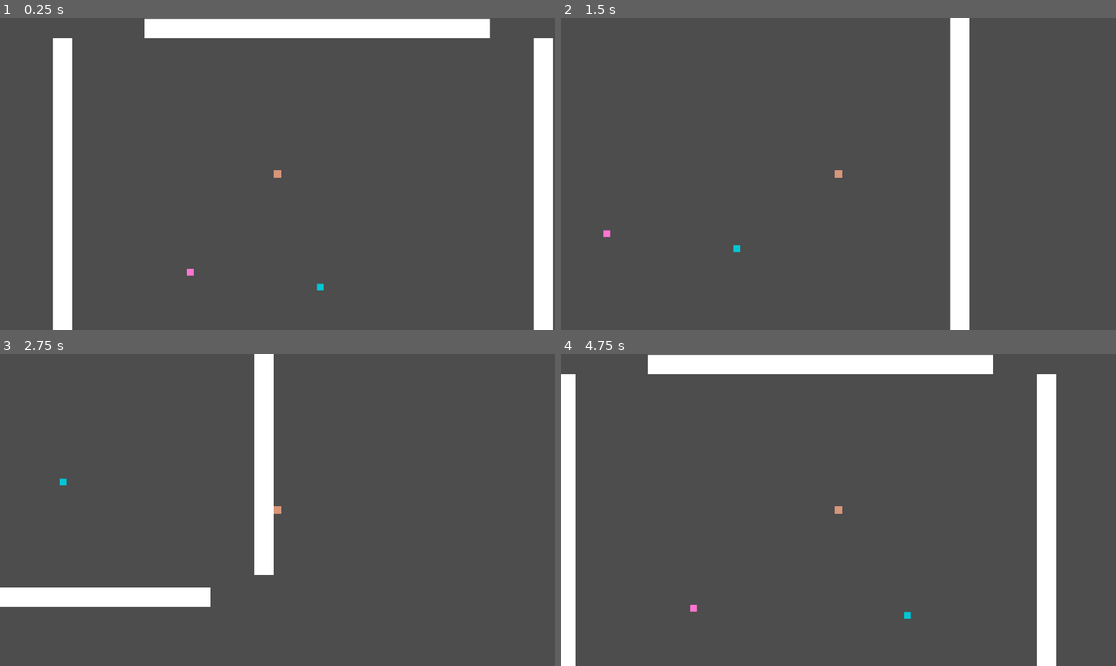
Above: before the commit, frames 1-4 (two rows, left to right).
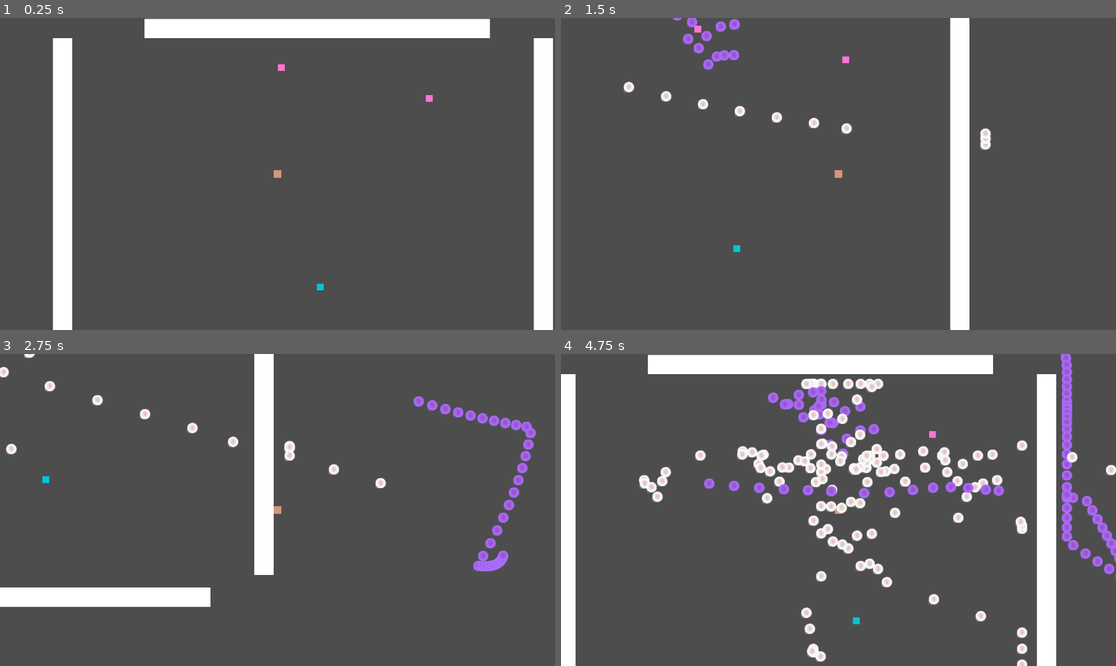
Above: after the commit, the same moments.

Repository: Simon014/PSLR2-Dungeon-Danmaku-Engine
Game: Godot game, scene res://RootScene.tscn
Same seed, same stepped clock (60 frames per second), same inputs: the game is played once before the commit and once after it.
Inputs (mouse positions are in pixels of both pictures, inside the frame that each line leads up to):
- Up to frame 1 (0.25 s): no input
- Up to frame 2 (1.5 s): tap Enter at 0.5 s; move the mouse to (960, 158) at 0.52 s; hold D (right) 0.53-1.28 s; tap 1 (SPAttack1) at 0.6, 1.35 s; move the mouse to (727, 189) at 1.27 s; hold S (down) from 1.28 s (still down)
- Up to frame 3 (2.75 s): move the mouse to (333, 441) at 2.02 s; release S (down) at 2.03 s; hold D (right) from 2.03 s (still down); tap 1 (SPAttack1) at 2.1 s
- Up to frame 4 (4.75 s): move the mouse to (810, 572) at 2.77 s; release D (right) at 2.78 s; hold W (up) 2.78-3.53 s; tap 1 (SPAttack1) at 2.85, 3.6, 4.35 s; move the mouse to (1005, 556) at 3.52 s; hold A (left) from 3.53 s (still down); move the mouse to (672, 463) at 4.27 s

The runs differ from the first frame. In frame 1, less than 0.1% of the frame differs, in the area x 33-78%, y 14-83%; in frame 2, 1.2%; in frame 3, 2.1%; in frame 4, 9.2%, in the area x 14-100%, y 0-100%.
Error before the commit: Invalid assignment of property or key 'split' with value of type 'int' on a base object of type 'CharacterBody2D (bullet.gd)'. (res://Entities/player/PlayerCon…

Commit message:
adding in modular attack functionality
it's now easier to make and set attacks !

Diff:
--- a/pslr-2-dungeon-danmaku-engine/DDEcore/AttackResources/AttackShapes/ShapeBase.gd
+++ b/pslr-2-dungeon-danmaku-engine/DDEcore/AttackResources/AttackShapes/ShapeBase.gd
@@ -6,3 +6,5 @@
 @export var MathFunction: String = "x"
 @export var Var1: int = 4
 @export var var2: int = 1
+@export var var3: Vector2
+@export_enum("None","Player","Partner") var AimingPosition = "None"
--- a/pslr-2-dungeon-danmaku-engine/DDEcore/AttackResources/Attacks/Attack.gd
+++ b/pslr-2-dungeon-danmaku-engine/DDEcore/AttackResources/Attacks/Attack.gd
@@ -2,3 +2,4 @@
 class_name Attack
 
 @export var bullet: Bullet
+@export var shape: Shape
--- a/pslr-2-dungeon-danmaku-engine/DDEcore/AttackResources/Bullets/bomb.gd
+++ b/pslr-2-dungeon-danmaku-engine/DDEcore/AttackResources/Bullets/bomb.gd
@@ -4,7 +4,7 @@
 @export_group("bomb configurations")
 @export var explosionRadius = 30
 @export var explosionDamage = 0.5
-@export_file_path(".png") var explosionImage: String
+@export_file_path(".png") var explosionImage: String = "res://Entities/bullets/Images/DebugBullet.png"
 
 func Create(ExecutorObject: CharacterBody2D,direction: Vector2) -> CharacterBody2D:
 	var bullet = load("res://Entities/bullets/bomb/Bullet.tscn").instantiate()
--- a/pslr-2-dungeon-danmaku-engine/DDEcore/core_dungeon_engine.gd
+++ b/pslr-2-dungeon-danmaku-engine/DDEcore/core_dungeon_engine.gd
@@ -4,18 +4,6 @@
 class AttackHandler:
 	var MathHandler = Expression.new()
 	#this function graphs the full cartesian plane attack, in the domain [-bullet_number, bullet_number]. function can be scaled using multiplier.
-	func CSAttackFull(executorObject: CharacterBody2D, Position: Vector2, Bullet_Type: Bullet, Bullet_number: int, Function: String, Multiplier: int, AimToPosition = null):
-		for i in range(-Bullet_number, Bullet_number):
-			if i == 0:
-				i += 1
-			var NewPosition = Vector2(Position.x - i*Multiplier,Position.y - MathHandler.parse(Function)*Multiplier )
-			var NewBullet = Bullet_Type.Create(executorObject,Vector2.DOWN)
-			NewBullet.position = NewPosition
-			if AimToPosition:
-				NewBullet.direction = NewBullet.position.direction_to(AimToPosition)
-			else:
-				NewBullet.direction = Bullet_Type.direction
-			pass
 
 	#this function graphs a single point of a Cartesian plane attack. bullet_number specifies the input value of the function, not range. it is up to the executor object
 	#to handle iterating through.
--- a/pslr-2-dungeon-danmaku-engine/Entities/bullets/bomb/bullet.gd
+++ b/pslr-2-dungeon-danmaku-engine/Entities/bullets/bomb/bullet.gd
@@ -45,7 +45,7 @@
 	pass # Replace with function body.
 
 func iexploded():
-	return $explode.visible
+	return $TTL.is_stopped()
 func _on_animation_player_current_animation_changed(name: StringName) -> void:
 	if name == "":
 		queue_free()
--- /dev/null
+++ b/pslr-2-dungeon-danmaku-engine/Entities/enemy/attack_executor_manager.gd
@@ -0,0 +1,81 @@
+extends Node
+
+var activeAttack: Attack = null
+var activeFunc: String
+var mathHandler = Expression.new()
+var timer = 0
+#iterative variables
+var iteration = 0
+var maxbullets
+
+func _ready() -> void:
+	pass
+
+func ExecuteNewAttack(atk: Attack) -> void:
+	if (atk == activeAttack or activeAttack != null):
+		pass
+	else:
+		mathHandler.parse(atk.shape.MathFunction, ["x"])
+		if (mathHandler.get_error_text() != "") :
+			printerr("Inputted Math Function not valid !: " + mathHandler.get_error_text())
+		else:
+			activeAttack = atk
+			activeFunc = activeAttack.shape.MathFunction
+			maxbullets = activeAttack.shape.Var1 / 2
+			iteration = -maxbullets
+	pass
+
+func _process(delta: float) -> void:
+	#first, create a manual timer
+	timer += delta
+	if timer > 0.05:
+		timer = 0
+		#execute attack.
+		if activeAttack == null:
+			pass
+		else:
+			if (activeAttack.shape.Type == "Cartesian"):
+				if (activeAttack.shape.Mode == "Full"):
+					CartesianFull()
+					activeAttack = null
+				elif (maxbullets != iteration):
+					CartesianIter()
+					iteration += 1
+				else:
+					activeAttack = null
+					iteration = 0
+
+	pass
+
+func CartesianFull(atk = activeAttack):
+	for i in range(-atk.shape.Var1/2, atk.shape.Var1/2 + 1):
+		if atk.shape.AimingPosition == "Partner":
+			var newBullet = atk.bullet.Create(get_parent(), get_parent().position.direction_to(corePartnerVars.position))
+			newBullet.position = Vector2(get_parent().position.x -i * atk.shape.var2 * atk.shape.var2, get_parent().position.y - mathHandler.execute([i])*atk.shape.var2)
+		elif atk.shape.AimingPosition == "Player":
+			var newBullet = atk.bullet.Create(get_parent(), get_parent().position.direction_to(corePlayerVars.position))
+			newBullet.position = Vector2(get_parent().position.x -i * atk.shape.var2 * atk.shape.var2, get_parent().position.y - mathHandler.execute([i])*atk.shape.var2)
+		elif atk.shape.var3 != Vector2.ZERO:
+			var newBullet = atk.bullet.Create(get_parent(), atk.shape.var3)
+			newBullet.position = Vector2(get_parent().position.x -i * atk.shape.var2 * atk.shape.var2, get_parent().position.y - mathHandler.execute([i])*atk.shape.var2)
+		else:
+			var newBullet = atk.bullet.Create(get_parent(), Vector2.DOWN)
+			newBullet.position = Vector2(get_parent().position.x -i * atk.shape.var2 * atk.shape.var2, get_parent().position.y - mathHandler.execute([i])*atk.shape.var2)
+	pass
+
+func CartesianIter(atk = activeAttack):
+	var i = iteration
+	if atk.shape.AimingPosition == "Partner":
+		var newBullet = atk.bullet.Create(get_parent(), get_parent().position.direction_to(corePartnerVars.position))
+		newBullet.position = Vector2(get_parent().position.x -i * atk.shape.var2 * atk.shape.var2, get_parent().position.y - mathHandler.execute([i])*atk.shape.var2)
+	elif atk.shape.AimingPosition == "Player":
+		var newBullet = atk.bullet.Create(get_parent(), get_parent().position.direction_to(corePlayerVars.position))
+		newBullet.position = Vector2(get_parent().position.x -i * atk.shape.var2 * atk.shape.var2, get_parent().position.y - mathHandler.execute([i])*atk.shape.var2)
+	elif atk.shape.var3 != Vector2.ZERO:
+		var newBullet = atk.bullet.Create(get_parent(), atk.shape.var3)
+		newBullet.position = Vector2(get_parent().position.x -i * atk.shape.var2 * atk.shape.var2, get_parent().position.y - mathHandler.execute([i])*atk.shape.var2)
+
+	else:
+		var newBullet = atk.bullet.Create(get_parent(), Vector2.DOWN)
+		newBullet.position = Vector2(get_parent().position.x -i * atk.shape.var2 * atk.shape.var2, get_parent().position.y - mathHandler.execute([i])*atk.shape.var2)
+	pass
--- a/pslr-2-dungeon-danmaku-engine/Entities/enemy/enemy.gd
+++ b/pslr-2-dungeon-danmaku-engine/Entities/enemy/enemy.gd
@@ -4,7 +4,7 @@
 var frametime
 var isdead
 
-@export var shape: Shape = null
+@export var attack: Attack = null
 
 #combat info
 var defence = 10
@@ -13,6 +13,7 @@
 var atkspeed = 100
 var Maxhealth = 100
 var attackhandler = coreDungeonEngine.AttackHandler.new()
+var attackExecutor
 
 var PoisonRemaining = 0
 var SlowRemaining = 0
@@ -31,6 +32,7 @@
 	pass
 
 func _ready() -> void:
+	attackExecutor = $AttackExecutorManager
 	pass
 	#this function will load current dungeon variables in RAM. for now it does nothing.
 
@@ -39,8 +41,7 @@
 	pass
 
 func _on_atkcd_timeout() -> void:
-	if AttackIterating == 0:
-		attackIterate()
+	attackExecutor.ExecuteNewAttack(attack)
 	pass # Replace with function body.d
 
 func _process(delta: float) -> void:
--- a/pslr-2-dungeon-danmaku-engine/Entities/enemy/enemy.tscn
+++ b/pslr-2-dungeon-danmaku-engine/Entities/enemy/enemy.tscn
@@ -1,6 +1,12 @@
 [gd_scene format=3 uid="uid://plarhlsmydmo"]
 
 [ext_resource type="Script" uid="uid://bystr51qvwuyn" path="res://Entities/enemy/enemy.gd" id="1_r7hwg"]
+[ext_resource type="Script" uid="uid://3ssxccj6ab2u" path="res://Entities/enemy/attack_executor_manager.gd" id="2_dyukl"]
+[ext_resource type="Script" uid="uid://canqgpmdpsups" path="res://DDEcore/AttackResources/Attacks/Attack.gd" id="2_hl3xi"]
+
+[sub_resource type="Resource" id="Resource_uc588"]
+script = ExtResource("2_hl3xi")
+metadata/_custom_type_script = "uid://canqgpmdpsups"
 
 [sub_resource type="CircleShape2D" id="CircleShape2D_spuc2"]
 radius = 5.0
@@ -11,6 +17,7 @@
 [node name="Enemy" type="CharacterBody2D" unique_id=76727699]
 collision_layer = 0
 script = ExtResource("1_r7hwg")
+attack = SubResource("Resource_uc588")
 
 [node name="ColorRect" type="ColorRect" parent="." unique_id=1841251827]
 offset_left = -7.0
@@ -37,5 +44,8 @@
 wait_time = 0.05
 autostart = true
 
+[node name="AttackExecutorManager" type="Node" parent="." unique_id=114135961]
+script = ExtResource("2_dyukl")
+
 [connection signal="timeout" from="ATKCD" to="." method="_on_atkcd_timeout"]
 [connection signal="timeout" from="Tick" to="." method="_on_tick_timeout"]
--- a/pslr-2-dungeon-danmaku-engine/Entities/partner/PartnerController.gd
+++ b/pslr-2-dungeon-danmaku-engine/Entities/partner/PartnerController.gd
@@ -88,7 +88,7 @@
 							corePartnerVars.AtkLowerRemaining = i.effectDuration
 				movementvector -= position.direction_to(i.position) * 0.1/position.distance_to(i.position)
 			if (i.name.contains("Bomb")):
-				if position.distance_to(i.position) < i.explosionRadius * 0.95 and i.iexploded() == false:
+				if position.distance_to(i.position) < i.explosionRadius * 0.95 and i.iexploded() == true:
 					i.queue_free()
 					if (not isdead):
 						corePartnerVars.Health -= i.damage * i.explosionDamage	* (100-defence)/100
--- a/pslr-2-dungeon-danmaku-engine/Entities/player/Player.tscn
+++ b/pslr-2-dungeon-danmaku-engine/Entities/player/Player.tscn
@@ -1,6 +1,7 @@
 [gd_scene format=3 uid="uid://cgtr8wu6fmp36"]
 
 [ext_resource type="Script" uid="uid://dwyxv6qi88xxj" path="res://Entities/player/PlayerController.gd" id="1_41wu2"]
+[ext_resource type="Script" uid="uid://3ssxccj6ab2u" path="res://Entities/enemy/attack_executor_manager.gd" id="2_fe6c5"]
 
 [sub_resource type="CircleShape2D" id="CircleShape2D_mq5ly"]
 radius = 8.062258
@@ -35,4 +36,7 @@
 [node name="CollisionShape2D" type="CollisionShape2D" parent="DetectionArea" unique_id=1141911868]
 shape = SubResource("CircleShape2D_psduu")
 
+[node name="AttackExecutorManager" type="Node" parent="." unique_id=987062442]
+script = ExtResource("2_fe6c5")
+
 [connection signal="timeout" from="ATKCD" to="." method="_on_atkcd_timeout"]
--- a/pslr-2-dungeon-danmaku-engine/Entities/player/PlayerController.gd
+++ b/pslr-2-dungeon-danmaku-engine/Entities/player/PlayerController.gd
@@ -11,37 +11,17 @@
 var atk = corePlayerVars.attack
 var defence = corePlayerVars.defence
 var speed = corePlayerVars.speed
+var attackExecutor
 
-func attackIterate():
-	AttackIterating = 1
-	TotalBullets = 100
-	AttackCounter = 0
+@export var attack1: Attack
+
+func _ready() -> void:
+	attackExecutor = $AttackExecutorManager
 	pass
 
+
 func attack():
-	if AttackIterating != 0:
-		if AttackCounter == TotalBullets:
-			AttackIterating = 0
-			return
-	var bullet = load("res://Entities/bullets/split/Bullet.tscn").instantiate()
-	bullet.position = position
-	bullet.TTL = 5
-	bullet.speed = 100
-	bullet.acceleration = 0.1
-	bullet.split = 4
-	bullet.color = Color(1.0, 0.564, 0.312, 1.0)
-	bullet.image = "DebugBullet2.png"
-	bullet.friendly = true
-	var splitter = load("res://Entities/bullets/homing/Bullet.tscn").instantiate()
-	splitter.friendly = false
-	splitter.TTL = 10
-	splitter.damage = 100
-	splitter.color = Color(1.0, 0.564, 0.312, 1.0)
-	splitter.direction = Vector2.DOWN
-	bullet.splitinto = splitter
-	bullet.direction = position.direction_to(get_global_mouse_position())
-	attackhandler.DRattackIterate(self, position, bullet, AttackCounter, func(x): return x * 10)
-	AttackCounter += 1
+	attackExecutor.ExecuteNewAttack(attack1)
 	pass
 
 func _input(event: InputEvent) -> void:
@@ -53,15 +33,11 @@
 		velocity = velocity / 3
 
 	if (Input.is_action_just_pressed("SPAttack1")):
-		if AttackIterating == 1:
-			pass
-		else:
-			attackIterate()
+		attack()
 	pass
 
 func _process(delta: float) -> void:
 	move_and_slide()
-	print(corePlayerVars.Health)
 	corePlayerVars.position = position
 	frametime = delta
 
@@ -116,7 +92,7 @@
 						if (i.effect == "lower attack"):
 							corePlayerVars.AtkLowerRemaining = i.effectDuration
 			if (i.name.contains("Bomb")):
-				if position.distance_to(i.position) < i.explosionRadius * 0.95 and i.iexploded() == false:
+				if position.distance_to(i.position) < i.explosionRadius * 0.95 and i.iexploded() == true:
 					i.queue_free()
 					if (not isdead):
 						corePlayerVars.Health -= i.damage * i.explosionDamage	* (100-corePlayerVars.defence)/100
--- a/pslr-2-dungeon-danmaku-engine/RootScene.tscn
+++ b/pslr-2-dungeon-danmaku-engine/RootScene.tscn
@@ -2,18 +2,90 @@
 
 [ext_resource type="Script" uid="uid://qpp2q3t74mg3" path="res://debug.gd" id="1_03604"]
 [ext_resource type="PackedScene" uid="uid://cgtr8wu6fmp36" path="res://Entities/player/Player.tscn" id="1_vw6t8"]
+[ext_resource type="Script" uid="uid://ci72njx1mc2l8" path="res://DDEcore/AttackResources/Bullets/homing.gd" id="3_644yn"]
 [ext_resource type="PackedScene" uid="uid://dmcsko740rpui" path="res://Entities/partner/Partner.tscn" id="3_y8vh0"]
 [ext_resource type="PackedScene" uid="uid://plarhlsmydmo" path="res://Entities/enemy/enemy.tscn" id="4_p6tge"]
+[ext_resource type="Script" uid="uid://8j14v5u27w31" path="res://DDEcore/AttackResources/Bullets/split.gd" id="5_8b3ly"]
+[ext_resource type="Script" uid="uid://c1kc2tulupqfb" path="res://DDEcore/AttackResources/Bullets/Bullet.gd" id="5_cin2t"]
 [ext_resource type="Script" uid="uid://dw6tlb0c7mt7y" path="res://DDEcore/AttackResources/AttackShapes/ShapeBase.gd" id="5_u0r43"]
+[ext_resource type="Script" uid="uid://canqgpmdpsups" path="res://DDEcore/AttackResources/Attacks/Attack.gd" id="6_8b3ly"]
+[ext_resource type="Script" uid="uid://fbv70gg53nhe" path="res://DDEcore/AttackResources/Bullets/bomb.gd" id="6_644yn"]
 
 [sub_resource type="RectangleShape2D" id="RectangleShape2D_y8vh0"]
 size = Vector2(62, 756)
 
-[sub_resource type="Resource" id="Resource_my0u7"]
+[sub_resource type="Resource" id="Resource_eqcq4"]
+script = ExtResource("3_644yn")
+pathstart = 0.0
+speed = 0.0
+acceleration = 11.0
+friendly = true
+metadata/_custom_type_script = "uid://ci72njx1mc2l8"
+
+[sub_resource type="Resource" id="Resource_s6oar"]
 script = ExtResource("5_u0r43")
 Type = "Cartesian"
-MathFunction = "x"
+Mode = "Iterative"
+Var1 = 100
+var2 = 5
+var3 = Vector2(0, -1)
 metadata/_custom_type_script = "uid://dw6tlb0c7mt7y"
+
+[sub_resource type="Resource" id="Resource_y6m3s"]
+script = ExtResource("6_8b3ly")
+bullet = SubResource("Resource_eqcq4")
+shape = SubResource("Resource_s6oar")
+metadata/_custom_type_script = "uid://canqgpmdpsups"
+
+[sub_resource type="Resource" id="Resource_dlv3y"]
+script = ExtResource("6_644yn")
+explosionRadius = 50
+acceleration = 1.0
+metadata/_custom_type_script = "uid://fbv70gg53nhe"
+
+[sub_resource type="Resource" id="Resource_bn020"]
+script = ExtResource("5_8b3ly")
+splitBullet = SubResource("Resource_dlv3y")
+TTL = 2
+metadata/_custom_type_script = "uid://8j14v5u27w31"
+
+[sub_resource type="Resource" id="Resource_w6mlc"]
+script = ExtResource("5_u0r43")
+Type = "Cartesian"
+Mode = "Iterative"
+MathFunction = "sqrt(abs(x))*5"
+Var1 = 6
+var2 = 5
+AimingPosition = "Player"
+metadata/_custom_type_script = "uid://dw6tlb0c7mt7y"
+
+[sub_resource type="Resource" id="Resource_buaba"]
+script = ExtResource("6_8b3ly")
+bullet = SubResource("Resource_bn020")
+shape = SubResource("Resource_w6mlc")
+metadata/_custom_type_script = "uid://canqgpmdpsups"
+
+[sub_resource type="Resource" id="Resource_ye7xa"]
+script = ExtResource("5_cin2t")
+damage = 5.0
+speed = 300.0
+friction = 0.1
+metadata/_custom_type_script = "uid://c1kc2tulupqfb"
+
+[sub_resource type="Resource" id="Resource_2j48m"]
+script = ExtResource("5_u0r43")
+Type = "Cartesian"
+Mode = "Iterative"
+Var1 = 10
+var2 = 10
+AimingPosition = "Player"
+metadata/_custom_type_script = "uid://dw6tlb0c7mt7y"
+
+[sub_resource type="Resource" id="Resource_8yitb"]
+script = ExtResource("6_8b3ly")
+bullet = SubResource("Resource_ye7xa")
+shape = SubResource("Resource_2j48m")
+metadata/_custom_type_script = "uid://canqgpmdpsups"
 
 [node name="RootScene" type="Node2D" unique_id=534867270]
 script = ExtResource("1_03604")
@@ -47,6 +119,7 @@
 
 [node name="Player" parent="." unique_id=217802643 instance=ExtResource("1_vw6t8")]
 position = Vector2(569, 254)
+attack1 = SubResource("Resource_y6m3s")
 
 [node name="StaticBody2D2" type="StaticBody2D" parent="." unique_id=902222407]
 position = Vector2(1101, -28)
@@ -79,5 +152,9 @@
 position = Vector2(658, 489)
 
 [node name="Enemy" parent="." unique_id=76727699 instance=ExtResource("4_p6tge")]
-position = Vector2(388, 458)
-shape = SubResource("Resource_my0u7")
+position = Vector2(577, 33)
+attack = SubResource("Resource_buaba")
+
+[node name="Enemy2" parent="." unique_id=1290338376 instance=ExtResource("4_p6tge")]
+position = Vector2(884, 97)
+attack = SubResource("Resource_8yitb")
Not shown, added: pslr-2-dungeon-danmaku-engine/Entities/enemy/attack_executor_manager.gd.uid
